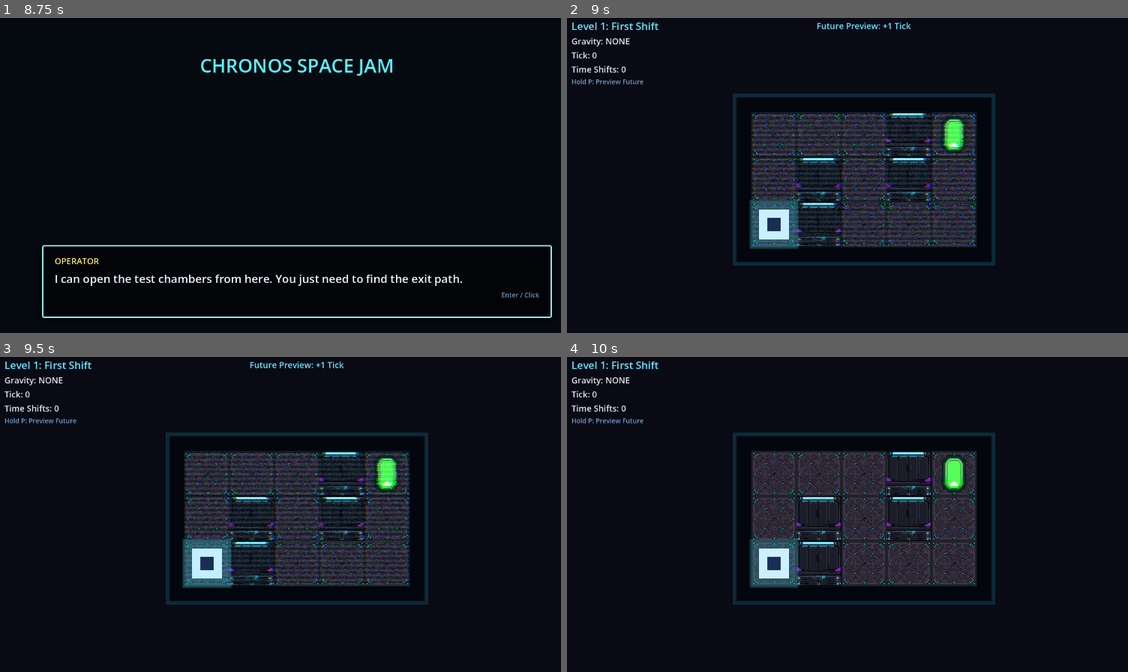
Above: before the commit, frames 1-4 (two rows, left to right).
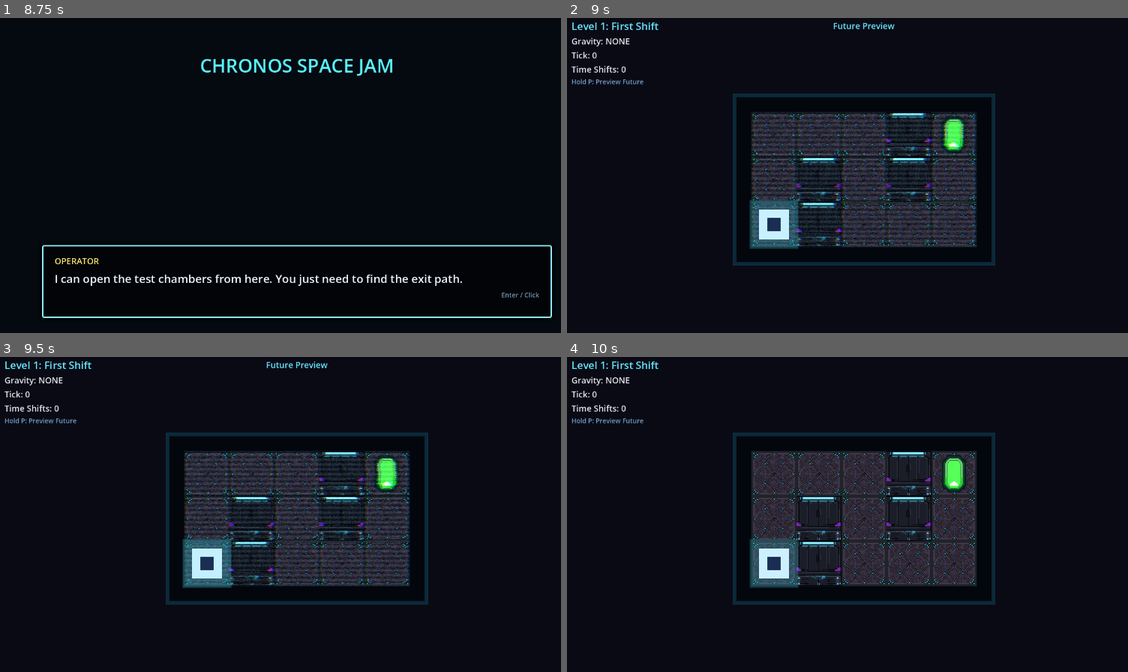
Above: after the commit, the same moments.

Repository: Rivendellspacejam/ChronosSpaceJam
Game: Godot game, scene res://scenes/ui/main_menu.tscn
Two runs of this game, one before a commit and one after it. Both use one fixed random seed, a clock stepped at 60 frames per second and the inputs below.
Inputs (mouse positions are in pixels of both pictures, inside the frame that each line leads up to):
- Up to frame 1 (8.75 s): click "START GAME" at 0.5 s; tap Enter (ui_accept) at 1.25, 1.52, 3.5, 4.52, 5.75, 7.52 s; move the mouse to (426, 162) at 1.27 s; hold D (move_right) 1.28-2 s; hold P (preview_future) 1.28-2 s; click (426, 162) at 1.42 s; drag from (179, 197) to (269, 247) at 2.02 s; move the mouse to (359, 106) at 2.77 s; hold D (move_right) 2.78-3.5 s; hold P (preview_future) 2.78-3.5 s; drag from (269, 247) to (117, 128) at 3.52 s; move the mouse to (476, 229) at 4.27 s; hold A (move_left) 4.28-5 s; hold P (preview_future) 4.28-5 s; tap R (restart) at 5, 8 s; drag from (117, 128) to (207, 96) at 5.02 s; move the mouse to (325, 178) at 5.77 s; hold S (move_down) 5.78-6.5 s; hold P (preview_future) 5.78-6.5 s; click (325, 178) at 5.92 s; drag from (207, 96) to (179, 197) at 6.52 s; move the mouse to (426, 162) at 7.27 s; hold W (move_up) 7.28-8 s; hold P (preview_future) 7.28-8 s; drag from (179, 197) to (269, 247) at 8.02 s
- Up to frame 2 (9 s): tap Enter (ui_accept) at 8.75 s; move the mouse to (926, 106) at 8.77 s; hold S (move_down) from 8.78 s (still down); hold P (preview_future) from 8.78 s (still down)
- Up to frame 3 (9.5 s): keep holding S (move_down); keep holding P (preview_future)
- Up to frame 4 (10 s): release S (move_down) at 9.5 s; release P (preview_future) at 9.5 s; drag from (836, 586) to (684, 467) at 9.52 s

Frame 1 is identical in both runs. In frame 2, 0.2% of the frame differs, in the area x 44-62%, y 1-4%; in frame 3, 0.2%; in frame 4, nothing differs.

Commit message:
Updated level

Diff:
--- a/chronos-space-jam/scenes/ui/hud.tscn
+++ b/chronos-space-jam/scenes/ui/hud.tscn
@@ -64,7 +64,7 @@
 grow_horizontal = 2
 theme_override_colors/font_color = Color(0.4, 0.9, 1, 1)
 theme_override_font_sizes/font_size = 18
-text = "Future Preview: +1 Tick"
+text = "Future Preview"
 horizontal_alignment = 1
 
 [node name="DeathPanel" type="PanelContainer" parent="." unique_id=2111634696]
Not shown, changed: chronos-space-jam/levels/level_12.txt
Not shown, changed: chronos-space-jam/levels/level_13.txt
Not shown, changed: chronos-space-jam/levels/level_14.txt
Not shown, changed: chronos-space-jam/levels/level_15.txt
Not shown, changed: chronos-space-jam/levels/level_16.txt
Not shown, changed: chronos-space-jam/levels/level_17.txt
